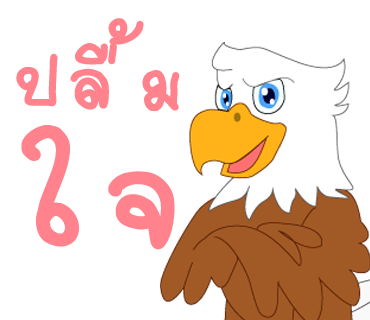
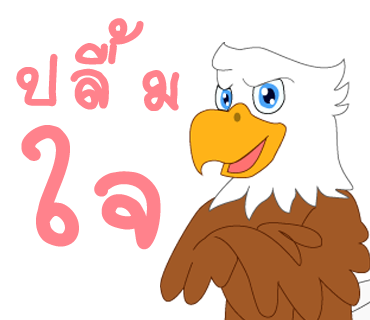
The second 370x320 image is a revision of the first. Changes to its layers:
painted on "ใจ" over left=94, top=171, right=175, bottom=250
